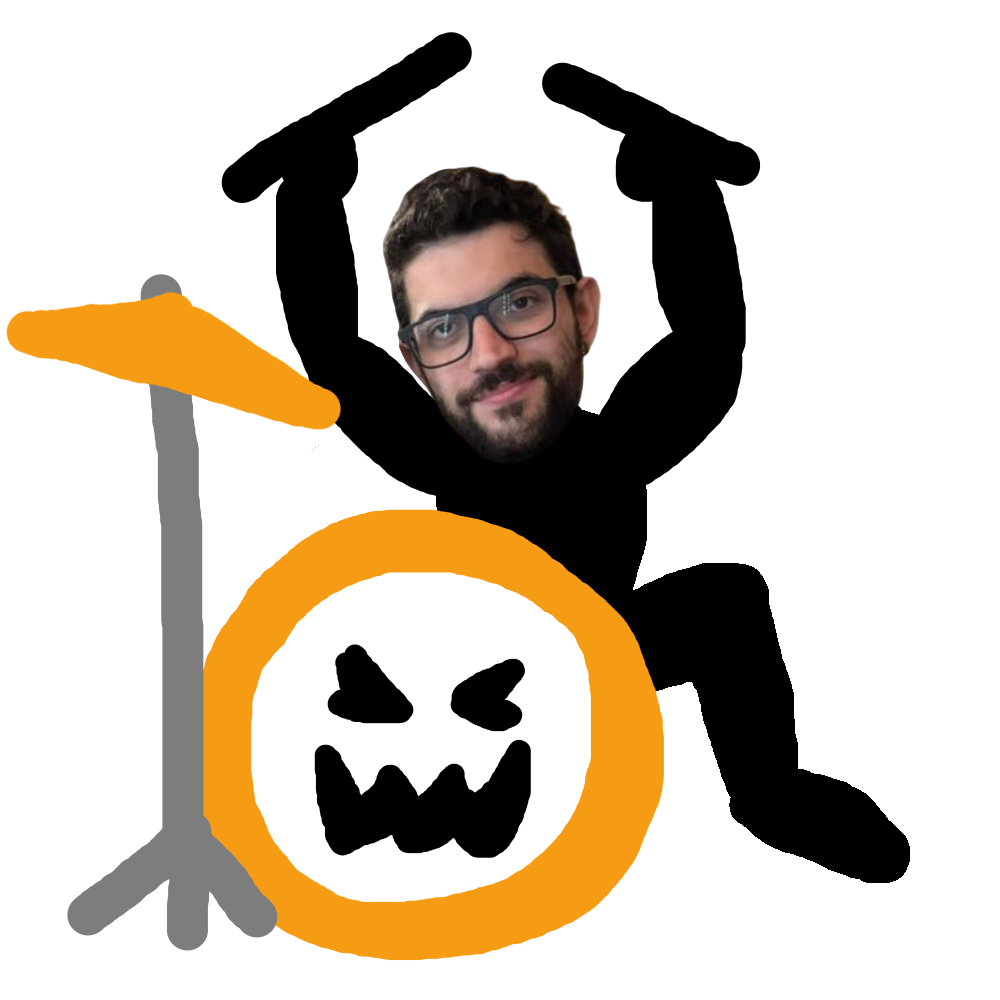
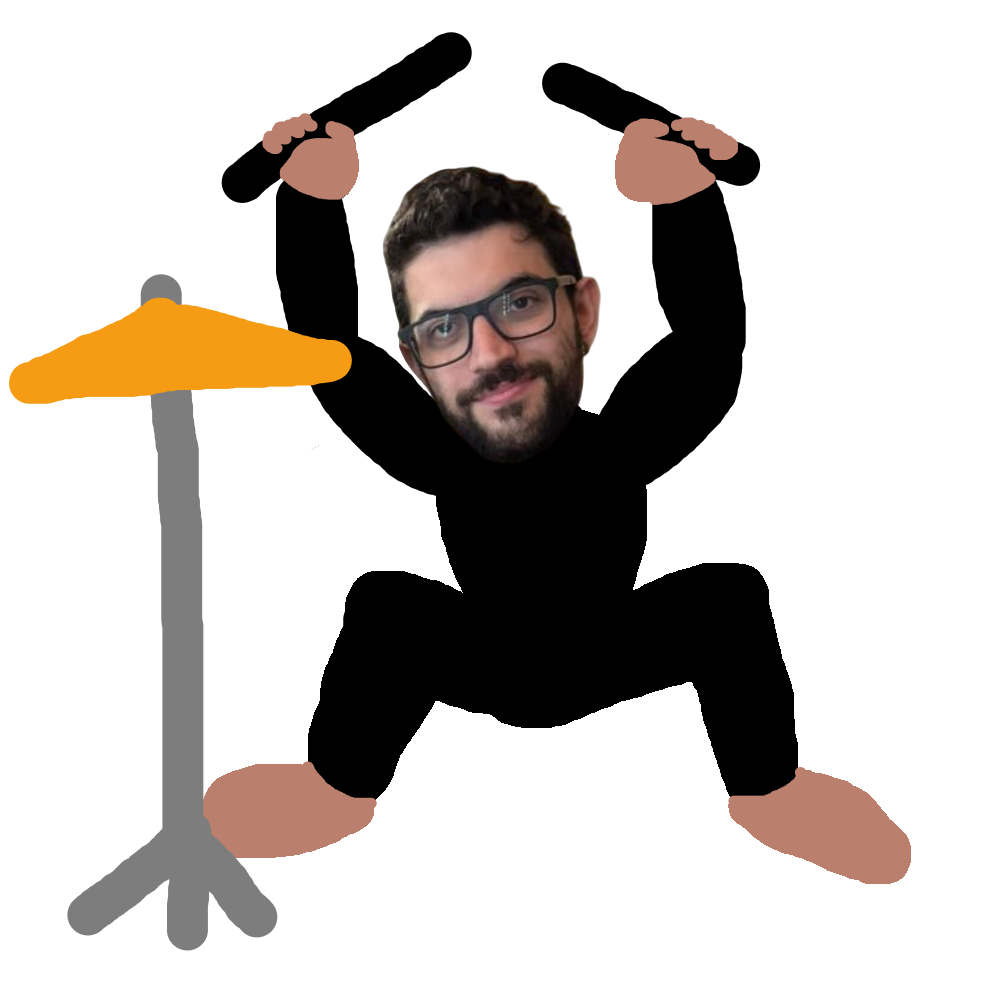
Layer changes from the first 1000x1000 image to the second:
painted on "face" over [320, 128, 704, 576]
hid "cymbal_hit", painted on it over [6, 291, 352, 431]
showed "cymbal_still", painted on it over [6, 192, 352, 431]
painted on "cymbal_stand" over [6, 192, 384, 960]
hid group "drum" (1st of 2) (2 layers) over [128, 384, 768, 961]
painted on "drum" (2nd of 2, in "drum") over [203, 509, 768, 961]
added group "arms" with 3 layers above "body" over [128, 113, 738, 640]
added layer "left" in group "arms" over [192, 113, 576, 576]
renamed "arms" to "right", moved it into group "arms", painted on it over [192, 113, 738, 512]
painted on "body" over [64, 291, 911, 896]
